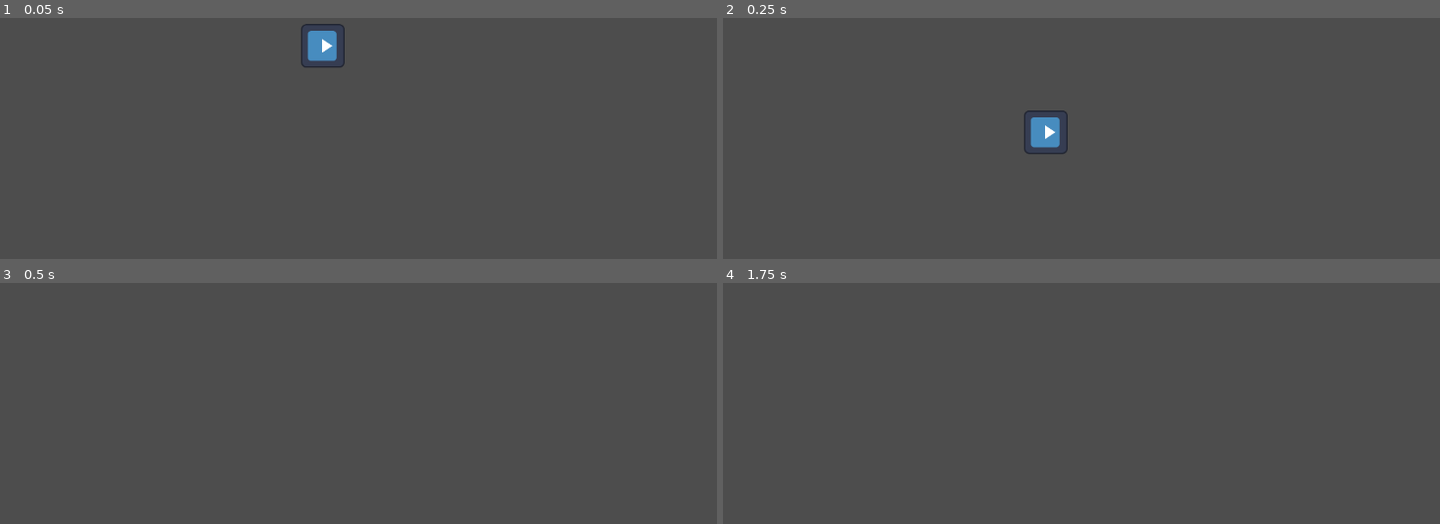
Above: before the commit, frames 1-4 (two rows, left to right).
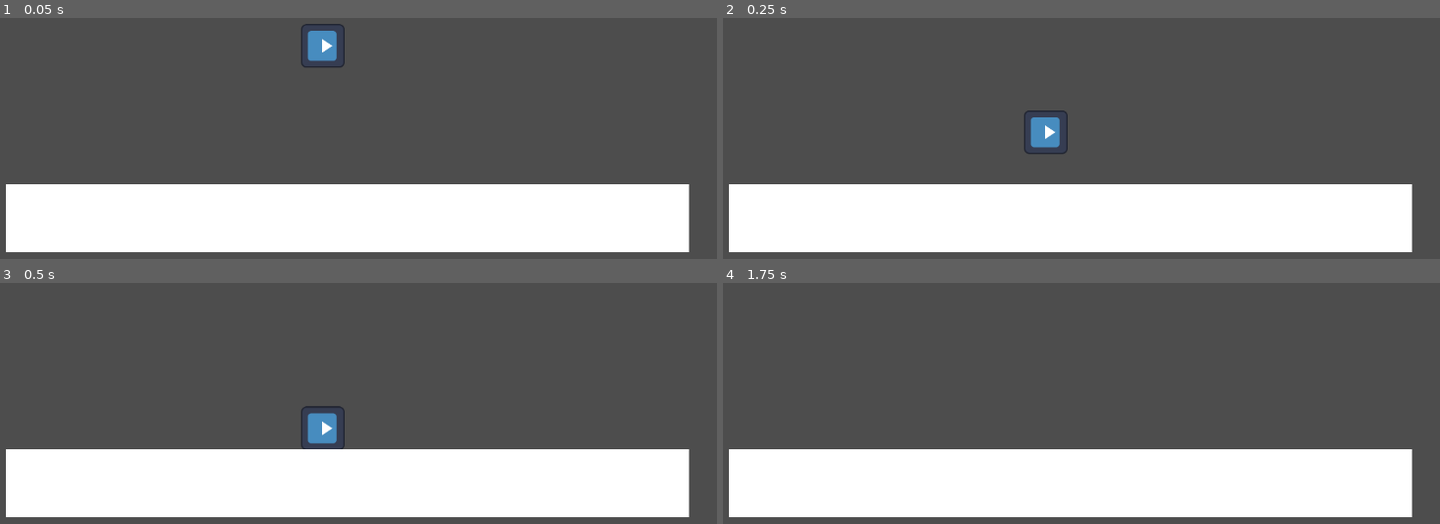
Above: after the commit, the same moments.

Repository: Awesum-Possum/OrbitalGameJam6
Game: Godot game, scene res://initial_scene.tscn
The game is run twice, just before and just after one commit, with the same random seed, the same clock (stepped at 60 frames per second) and the same inputs. The engine's default icon, where the game draws it, is replaced by a stand-in: a white triangle on a blue panel in a dark square.
Inputs:
- Up to frame 1 (0.05 s): no input
- Up to frame 2 (0.25 s): no input
- Up to frame 3 (0.5 s): no input
- Up to frame 4 (1.75 s): hold D (walk_right) from 0.53 s (still down); tap W (jump) at 0.77, 1.52 s

The runs differ from the first frame. In frame 1, 27% of the frame differs, in the area x 0-97%, y 68-98%; in frame 2, 27%; in frame 3, 28%, in the area x 0-97%, y 51-98%; in frame 4, 27%.

Commit message:
Add dummy platform

Diff:
--- a/initial_scene.tscn
+++ b/initial_scene.tscn
@@ -1,8 +1,25 @@
-[gd_scene load_steps=2 format=3 uid="uid://c62xka6a8jhtp"]
+[gd_scene load_steps=4 format=3 uid="uid://c62xka6a8jhtp"]
 
 [ext_resource type="PackedScene" uid="uid://csvwlhcc36hyr" path="res://player.tscn" id="1_v77as"]
+
+[sub_resource type="QuadMesh" id="QuadMesh_nh1hs"]
+size = Vector2(1000, 100)
+
+[sub_resource type="RectangleShape2D" id="RectangleShape2D_fi7y5"]
+size = Vector2(999, 101)
 
 [node name="Node2D" type="Node2D"]
 
 [node name="Player" parent="." instance=ExtResource("1_v77as")]
 position = Vector2(575, 302)
+
+[node name="Platform" type="StaticBody2D" parent="."]
+position = Vector2(611, 529)
+metadata/_edit_group_ = true
+
+[node name="MeshInstance2D" type="MeshInstance2D" parent="Platform"]
+mesh = SubResource("QuadMesh_nh1hs")
+
+[node name="CollisionShape2D" type="CollisionShape2D" parent="Platform"]
+position = Vector2(-0.5, 1.5)
+shape = SubResource("RectangleShape2D_fi7y5")
